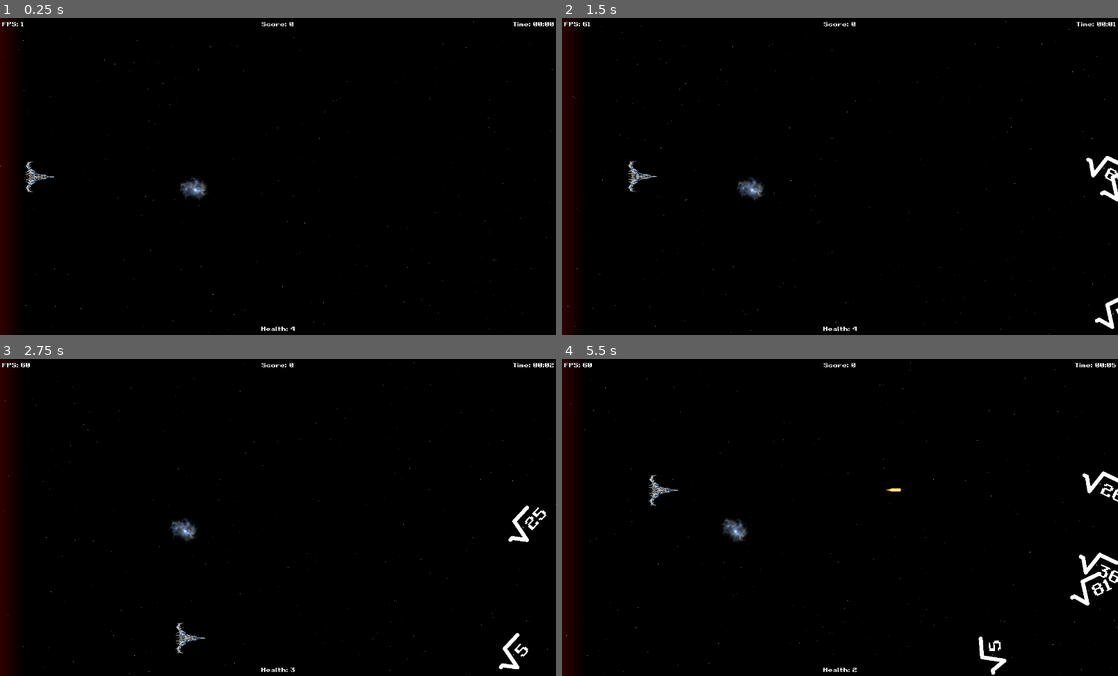
Above: before the commit, frames 1-4 (two rows, left to right).
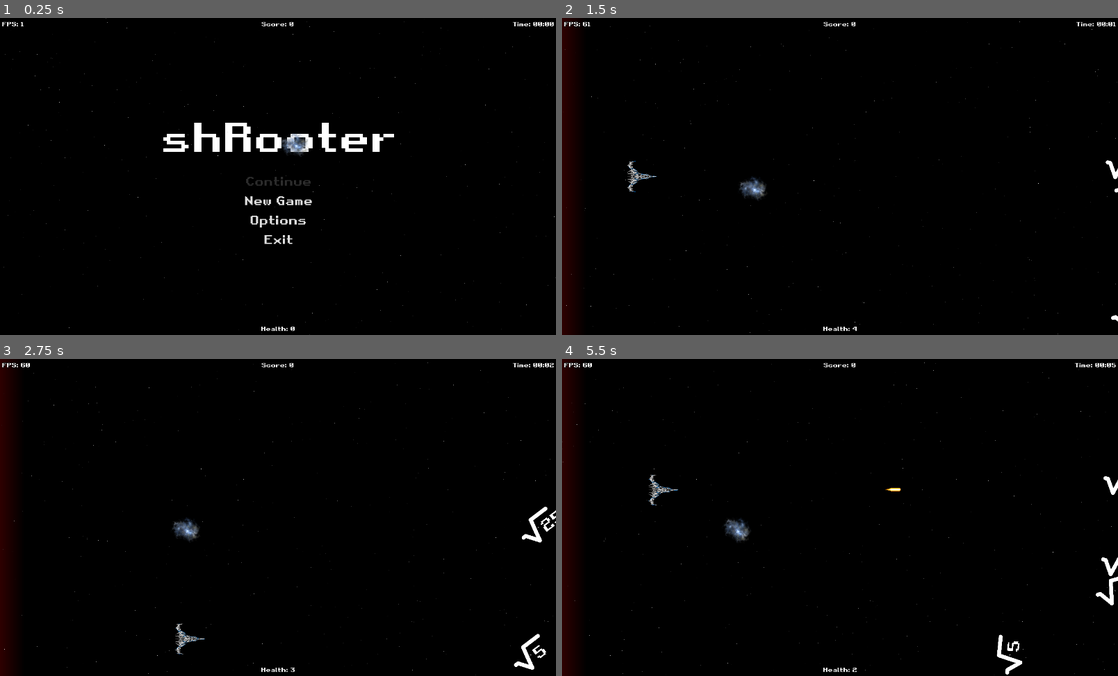
Above: after the commit, the same moments.

Repository: gingerr/ggj-2023-roots-one
Game: Godot game, scene res://MainMenu.tscn
Same seed, same stepped clock (60 frames per second), same inputs: the game is played once before the commit and once after it. Before the commit the project starts from res://Game.tscn.
Inputs (mouse positions are in pixels of both pictures, inside the frame that each line leads up to):
- Up to frame 1 (0.25 s): no input
- Up to frame 2 (1.5 s): click (840, 201) at 0.5 s, where only the run after the commit has a clickable "New Game"; tap Enter at 1.25 s; hold Right (ui_right) from 1.28 s (still down)
- Up to frame 3 (2.75 s): tap Space at 1.52, 2.27 s; release Right (ui_right) at 2.03 s; hold Down (ui_down) from 2.03 s (still down)
- Up to frame 4 (5.5 s): release Down (ui_down) at 2.78 s; hold Right (ui_right) 2.78-3.53 s; hold Up (ui_up) 3.53-4.28 s; tap Space at 3.77, 4.52, 5.27 s; hold Left (ui_left) from 4.28 s (still down)

The runs differ from the first frame. In frame 1, 4.5% of the frame differs, in the area x 0-100%, y 0-100%; in frame 2, 0.8%; in frame 3, 1.1%; in frame 4, 1.6%.

Commit message:
Improved mouse cursor for menu

Diff:
--- a/MainMenu.gd
+++ b/MainMenu.gd
@@ -31,7 +31,6 @@
 	$VBoxContainer/MarginContainer/OptionsMenu.visible = true
 	$VBoxContainer/MarginContainer/Selection.visible = false
 
-
 func _on_BackToMain_pressed():
 	$VBoxContainer/MarginContainer/OptionsMenu.visible = false
 	$VBoxContainer/MarginContainer/Selection.visible = true
--- a/MainMenu.tscn
+++ b/MainMenu.tscn
@@ -46,33 +46,34 @@
 script = ExtResource( 2 )
 
 [node name="VBoxContainer" type="VBoxContainer" parent="."]
-margin_right = 1024.0
-margin_bottom = 600.0
+margin_right = 1400.0
+margin_bottom = 800.0
 size_flags_horizontal = 3
 size_flags_vertical = 3
 alignment = 1
 
 [node name="Name" type="Label" parent="VBoxContainer"]
-margin_top = 118.0
-margin_right = 1024.0
-margin_bottom = 286.0
+margin_top = 218.0
+margin_right = 1400.0
+margin_bottom = 386.0
 custom_fonts/font = SubResource( 1 )
 text = "shRooter"
 align = 1
 
 [node name="MarginContainer" type="MarginContainer" parent="VBoxContainer"]
-margin_top = 290.0
-margin_right = 1024.0
-margin_bottom = 482.0
+margin_top = 390.0
+margin_right = 1400.0
+margin_bottom = 582.0
 
 [node name="Selection" type="VBoxContainer" parent="VBoxContainer/MarginContainer"]
-margin_right = 1024.0
+margin_right = 1400.0
 margin_bottom = 192.0
 alignment = 1
 
 [node name="Continue" type="Button" parent="VBoxContainer/MarginContainer/Selection"]
-margin_right = 1024.0
+margin_right = 1400.0
 margin_bottom = 45.0
+mouse_default_cursor_shape = 2
 custom_fonts/font = SubResource( 4 )
 disabled = true
 text = "Continue"
@@ -80,31 +81,34 @@
 
 [node name="NewGame" type="Button" parent="VBoxContainer/MarginContainer/Selection"]
 margin_top = 49.0
-margin_right = 1024.0
+margin_right = 1400.0
 margin_bottom = 94.0
+mouse_default_cursor_shape = 2
 custom_fonts/font = SubResource( 2 )
 text = "New Game"
 flat = true
 
 [node name="Options" type="Button" parent="VBoxContainer/MarginContainer/Selection"]
 margin_top = 98.0
-margin_right = 1024.0
+margin_right = 1400.0
 margin_bottom = 143.0
+mouse_default_cursor_shape = 2
 custom_fonts/font = SubResource( 5 )
 text = "Options"
 flat = true
 
 [node name="Exit" type="Button" parent="VBoxContainer/MarginContainer/Selection"]
 margin_top = 147.0
-margin_right = 1024.0
+margin_right = 1400.0
 margin_bottom = 192.0
+mouse_default_cursor_shape = 2
 custom_fonts/font = SubResource( 3 )
 text = "Exit"
 flat = true
 
 [node name="OptionsMenu" type="VBoxContainer" parent="VBoxContainer/MarginContainer"]
 visible = false
-margin_right = 1024.0
+margin_right = 1400.0
 margin_bottom = 192.0
 
 [node name="DifficultyOpt" type="HBoxContainer" parent="VBoxContainer/MarginContainer/OptionsMenu"]
@@ -124,6 +128,7 @@
 margin_left = 404.0
 margin_right = 524.0
 margin_bottom = 47.0
+mouse_default_cursor_shape = 2
 custom_fonts/font = SubResource( 7 )
 group = SubResource( 9 )
 text = "Easy"
@@ -132,6 +137,7 @@
 margin_left = 528.0
 margin_right = 680.0
 margin_bottom = 47.0
+mouse_default_cursor_shape = 2
 custom_fonts/font = SubResource( 7 )
 pressed = true
 group = SubResource( 9 )
@@ -141,6 +147,7 @@
 margin_left = 684.0
 margin_right = 801.0
 margin_bottom = 47.0
+mouse_default_cursor_shape = 2
 custom_fonts/font = SubResource( 7 )
 group = SubResource( 9 )
 text = "Hard"
@@ -149,13 +156,13 @@
 margin_top = 51.0
 margin_right = 1024.0
 margin_bottom = 96.0
+mouse_default_cursor_shape = 2
 custom_fonts/font = SubResource( 8 )
 text = "Back"
 flat = true
 
 [connection signal="gui_input" from="VBoxContainer" to="." method="_on_VBoxContainer_gui_input"]
 [connection signal="pressed" from="VBoxContainer/MarginContainer/Selection/Continue" to="." method="_on_Continue_pressed"]
-[connection signal="pressed" from="VBoxContainer/MarginContainer/Selection/NewGame" to="." method="_on_ButtonNewGame_pressed"]
 [connection signal="pressed" from="VBoxContainer/MarginContainer/Selection/NewGame" to="." method="_on_NewGame_pressed"]
 [connection signal="pressed" from="VBoxContainer/MarginContainer/Selection/Options" to="." method="_on_Options_pressed"]
 [connection signal="pressed" from="VBoxContainer/MarginContainer/Selection/Exit" to="." method="_on_Exit_pressed"]
--- a/project.godot
+++ b/project.godot
@@ -33,7 +33,7 @@
 [application]
 
 config/name="shRooter"
-run/main_scene="res://Game.tscn"
+run/main_scene="res://MainMenu.tscn"
 config/icon="res://resources/icon.png"
 
 [autoload]
